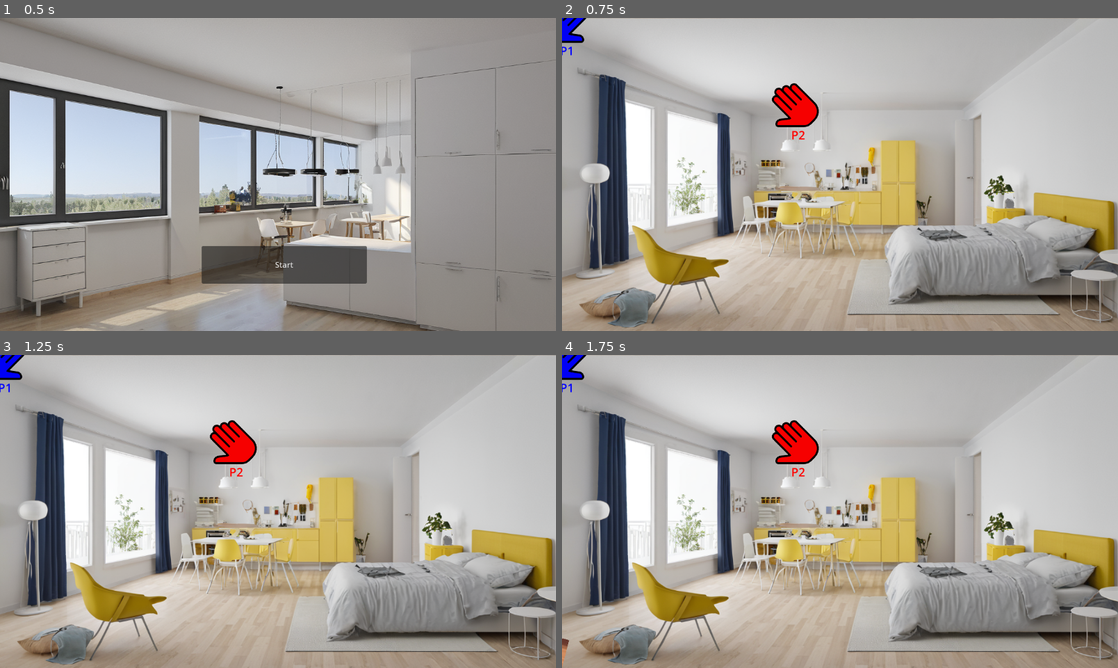
Above: before the commit, frames 1-4 (two rows, left to right).
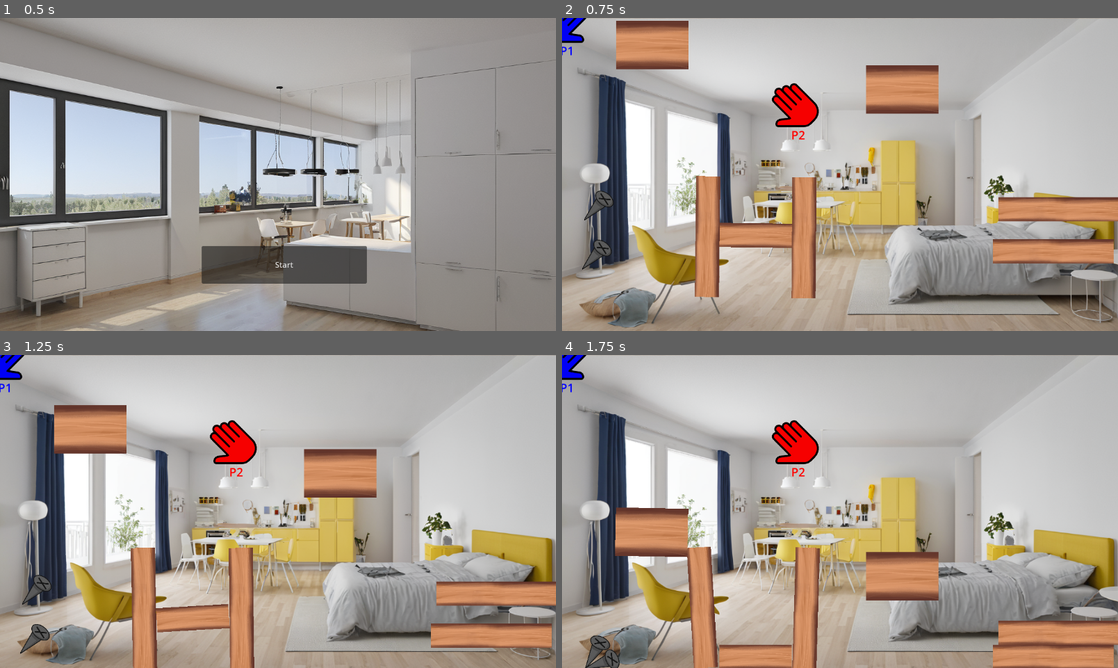
Above: after the commit, the same moments.

Repository: The-KTC/ikea_furniture_fun
Game: Godot game, scene res://start.tscn
Same seed, same stepped clock (60 frames per second), same inputs: the game is played once before the commit and once after it.
Inputs:
- Up to frame 1 (0.5 s): no input
- Up to frame 2 (0.75 s): click "Start" at 0.5 s
- Up to frame 3 (1.25 s): no input
- Up to frame 4 (1.75 s): no input

Frame 1 is identical in both runs. In frame 2, 12% of the frame differs, in the area x 3-100%, y 0-90%; in frame 3, 12%; in frame 4, 12%.

Commit message:
items remain in the room

Diff:
--- a/level1.tscn
+++ b/level1.tscn
@@ -51,7 +51,7 @@
 rotation = 1.58149
 
 [node name="bretieBrett2" parent="." instance=ExtResource("6_ytwb3")]
-position = Vector2(505, 70)
+position = Vector2(1413, 282)
 
 [node name="bretieBrett3" parent="." instance=ExtResource("6_ytwb3")]
 position = Vector2(376, -217)
@@ -67,7 +67,7 @@
 
 [node name="CollisionShape2D" type="CollisionShape2D" parent="StaticBody2D3"]
 position = Vector2(-142, -71)
-rotation = -1.5708
+rotation = -4.71239
 shape = SubResource("WorldBoundaryShape2D_yr3i8")
 
 [node name="StaticBody2D4" type="StaticBody2D" parent="."]
@@ -75,7 +75,15 @@
 
 [node name="CollisionShape2D" type="CollisionShape2D" parent="StaticBody2D4"]
 position = Vector2(-142, -71)
-rotation = -15.708
+rotation = -1.5708
+shape = SubResource("WorldBoundaryShape2D_yr3i8")
+
+[node name="StaticBody2D5" type="StaticBody2D" parent="."]
+position = Vector2(2452, 1252)
+
+[node name="CollisionShape2D" type="CollisionShape2D" parent="StaticBody2D5"]
+position = Vector2(-236, -1250)
+rotation = -3.14159
 shape = SubResource("WorldBoundaryShape2D_yr3i8")
 
 [node name="Camera2D" type="Camera2D" parent="."]
